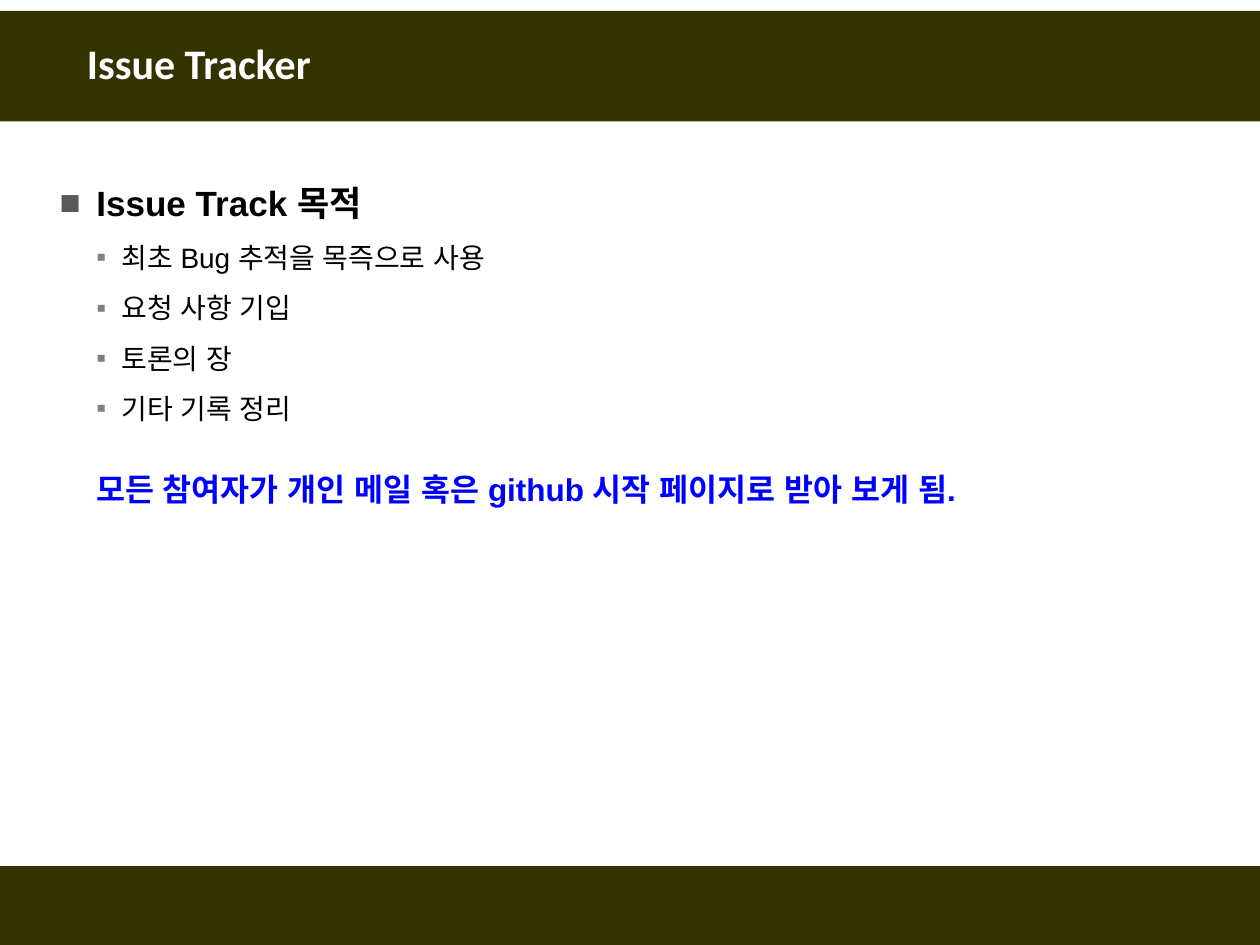
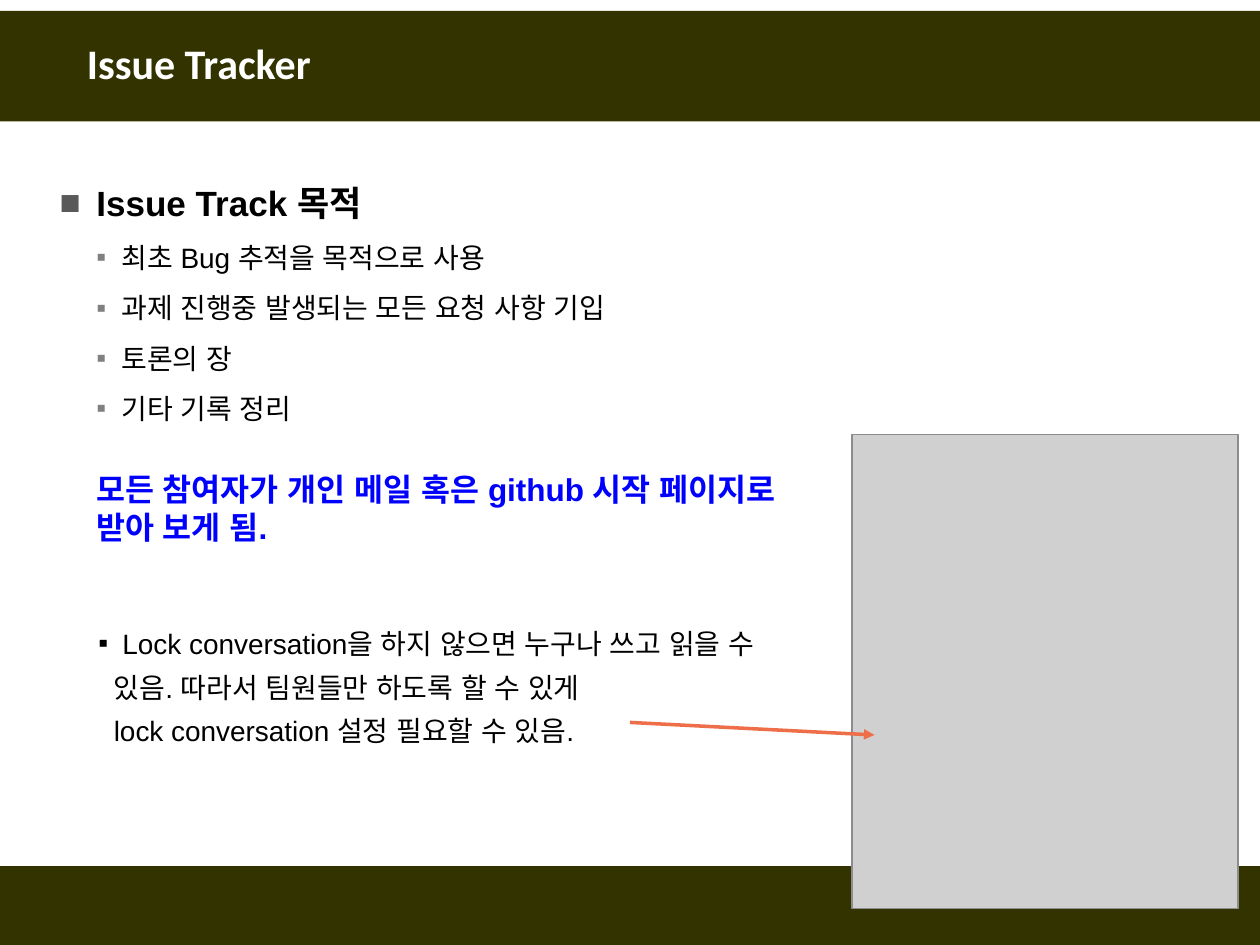
Before and after one commit to fasthill/github-lecture, a slide deck: slide 8 of git및github첫걸음7-issuetracker.pptx. Drawn at 1260x945 pixels with LibreOffice and Linux fonts; fonts in the diff are those of the drawing; grey boxes stand for pictures. Boxes give left, top, right and bottom in pixels: in the first picture for what was removed or moved away, otherwise in the second. Text is boxed around its words. In the diff, an @@ line names an element or a change of style, - is before the commit and + after.

```diff
--- a/git및github첫걸음7-issuetracker.pptx
+++ b/git및github첫걸음7-issuetracker.pptx
@@ text at (121, 245, 604, 321): text changed @@
-  ▪ 최초 Bug 추적을 목즉으로 사용
-  ▪ 요청 사항 기입
+  ▪ 최초 Bug 추적을 목적으로 사용
+  ▪ 과제 진행중 발생되는 모든 요청 사항 기입
@@ picture added at (852, 435, 1237, 908) @@
@@ text at (96, 474, 776, 542): text changed @@
-  모든 참여자가 개인 메일 혹은 github 시작 페이지로 받아 보게 됨.
+  모든 참여자가 개인 메일 혹은 github 시작 페이지로
+  받아 보게 됨.
@@ text added at (114, 631, 754, 744), 16 pt, text #000000 @@
+▪ Lock conversation을 하지 않으면 누구나 쓰고 읽을 수
+있음. 따라서 팀원들만 하도록 할 수 있게
+lock conversation 설정 필요할 수 있음.
@@ arrow added from (630, 722) to (874, 735), #EE6E4A 2 pt @@
```
